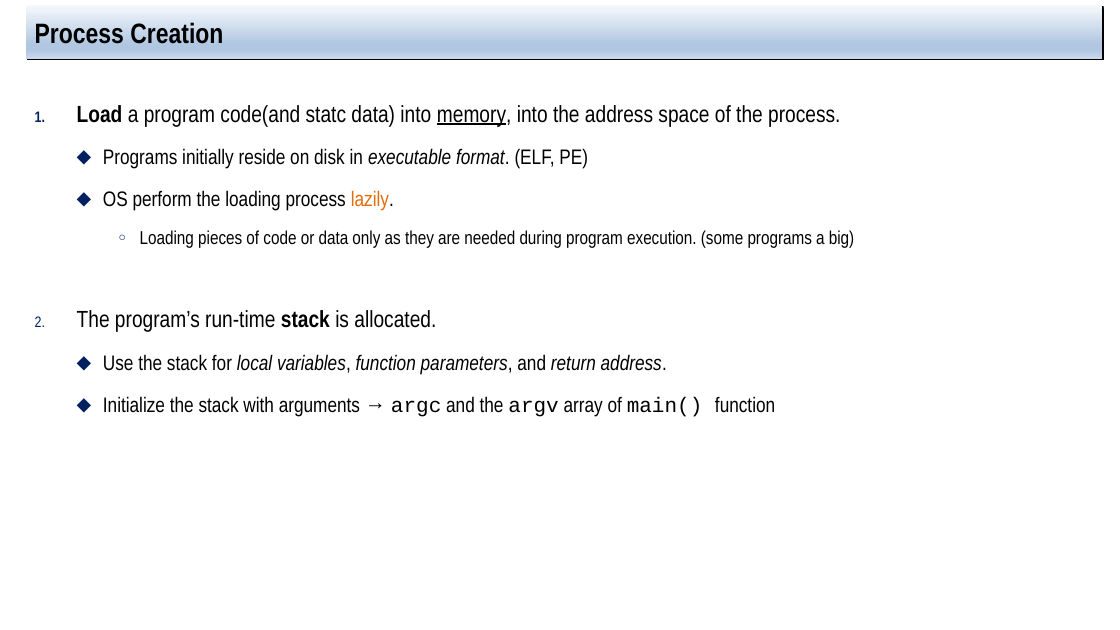
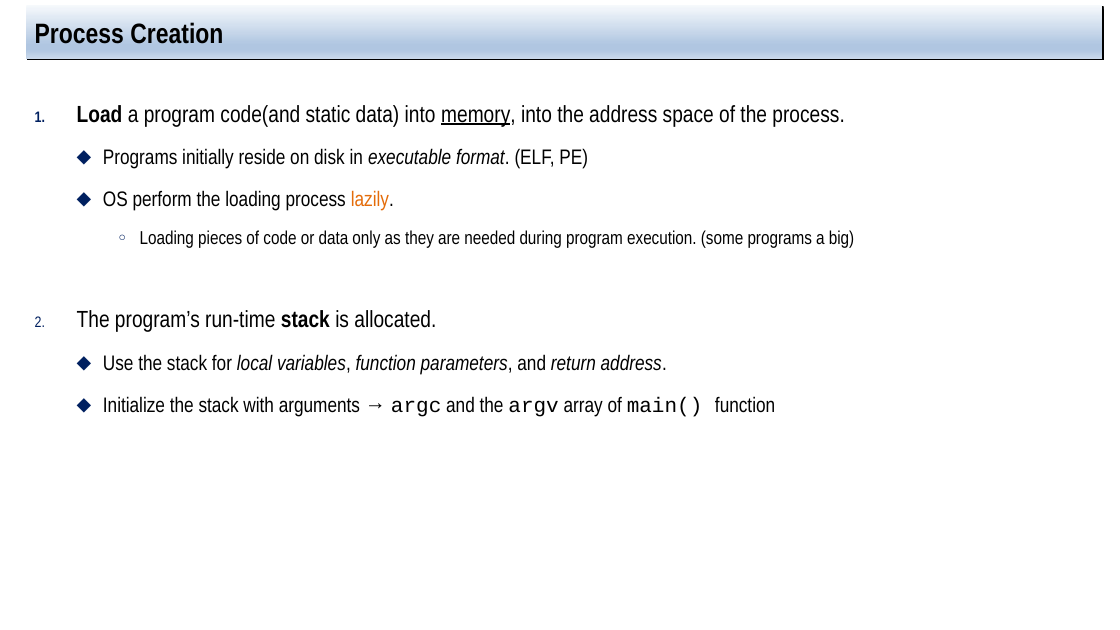
Before and after one commit to jachermocilla/extra-course-materials, a slide deck: slide 9 of cmsc125/ostep/slides/01.Virtualization/04.The_abstraction_the_process.pptx. Drawn at 1120x630 pixels with LibreOffice and Linux fonts; fonts in the diff are those of the drawing. Boxes give left, top, right and bottom in pixels: in the first picture for what was removed or moved away, otherwise in the second. Text is boxed around its words. In the diff, an @@ line names an element or a change of style, - is before the commit and + after.

```diff
--- a/cmsc125/ostep/slides/01.Virtualization/04.The_abstraction_the_process.pptx
+++ b/cmsc125/ostep/slides/01.Virtualization/04.The_abstraction_the_process.pptx
@@ text at [77, 105, 844, 127]: text changed @@
-1. Load a program code(and statc data) into memory, into the address space of the process.
+1. Load a program code(and static data) into memory, into the address space of the process.
```
Also in this commit, not shown: 6 other slides changed, 1 other file.
